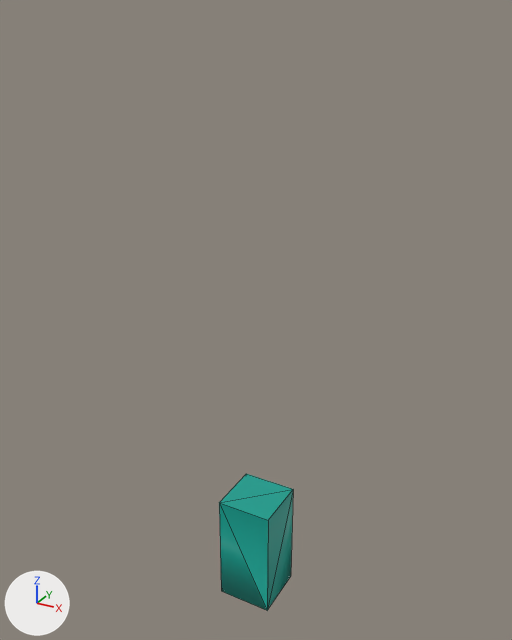
The FBX model Assets/Model/Stage/StageT2.fbx, before and after one commit.
Both versions are drawn from a camera (50 mm lens) standing at (4.62, -9.83, 10.18) and looking at (-0.62, -0.31, 5.42). Every picture has the same lights, and +X, +Y and +Z are marked at lower left. Mesh edges are drawn as thin lines. Where no turn or scale is listed for an object, it has been applied to the vertices. Vertices at the same position are counted once.

The scene before the commit, as lines of its bpy script (objects in view):
```python
me_立方体_003 = bpy.data.meshes.new('立方体.003')
me_立方体_003.from_pydata(...)  # a box spanning x -1.0..0.0, y -1.0..0.0, z -0.1..2.0
me_立方体_003.materials.append(mat_material_008)  # cyan #00a090
ob_立方体_001 = bpy.data.objects.new('立方体.001', me_立方体_003)
ob_立方体_001.location = (0.0, 0.0, 0.0)
```
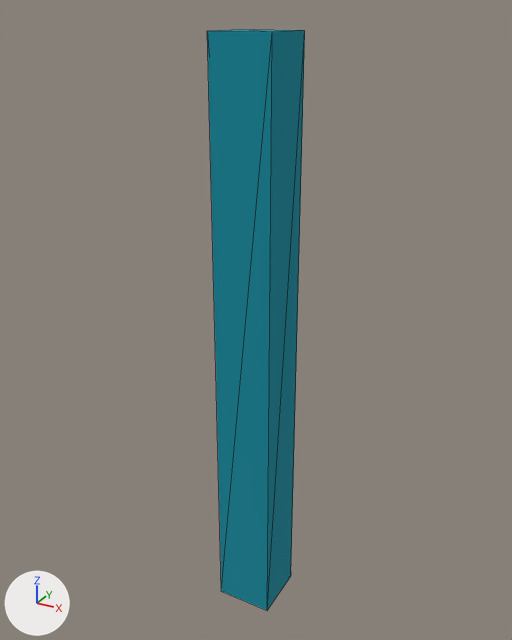
The newer file is also turned or shifted as a whole; pictures and numbers use the older file's frame.

Where the change shows, as pixel boxes (x1, y1, x2, y2) in the pictures (512 x 640 px):
'立方体.001', reshaped (32% wider, 325% taller): before (219, 474, 293, 610); after (207, 29, 305, 610)

The change, as a diff of the scene's bpy script:
```diff
--- a/Assets/Model/Stage/StageT2.fbx.py
+++ b/Assets/Model/Stage/StageT2.fbx.py
@@ mat_material_004 @@
+mat_material_004 = principled_material('Material.004')
+mat_material_004.base_color = (0.0, 0.261, 0.349)  # cyan #008c9f
+mat_material_004.roughness = 0.991
@@ me_立方体_003 @@
 # used by ob_立方体_001; location = (0.0, 0.0, 0.0)
-me_立方体_003.from_pydata(...)  # 8 vertices, 12 faces; spans x -1.0..0.0, y -1.0..0.0, z -0.1..2.0
-me_立方体_003.materials.append(mat_material_008)  # cyan #00a090
+me_立方体_003.from_pydata(...)  # 8 vertices, 12 faces; spans x -1.0..0.0, y -1.0..0.0, z -0.1..9.9
+# me_立方体_003 part 1
+# 4 vertices are removed from x -1.0..0.0, y -1.0..0.0, z 2.0
+# 12 faces are deleted
+# 4 vertices are added at (-1.0, -1.0, 9.9), (-1.0, 0.0, 9.9), (0.0, -1.0, 9.9), (0.0, 0.0, 9.9)
+# 12 new faces join them
+me_立方体_003.materials.append(mat_material_004)  # cyan #008c9f
```
